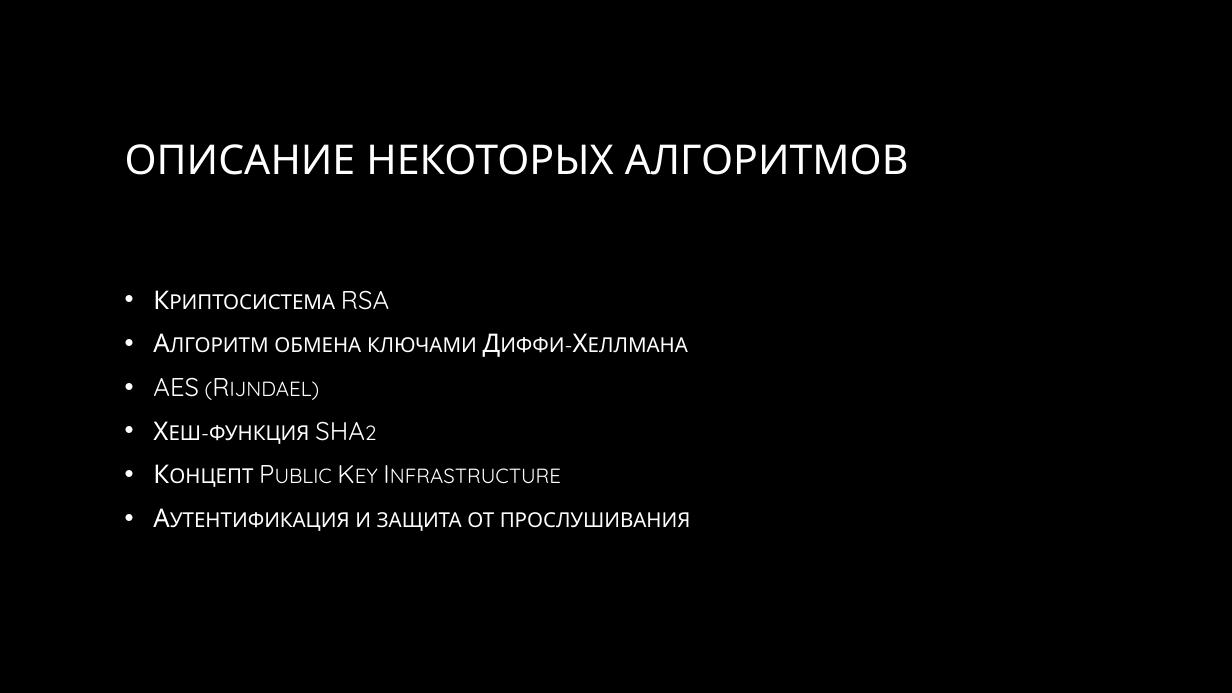
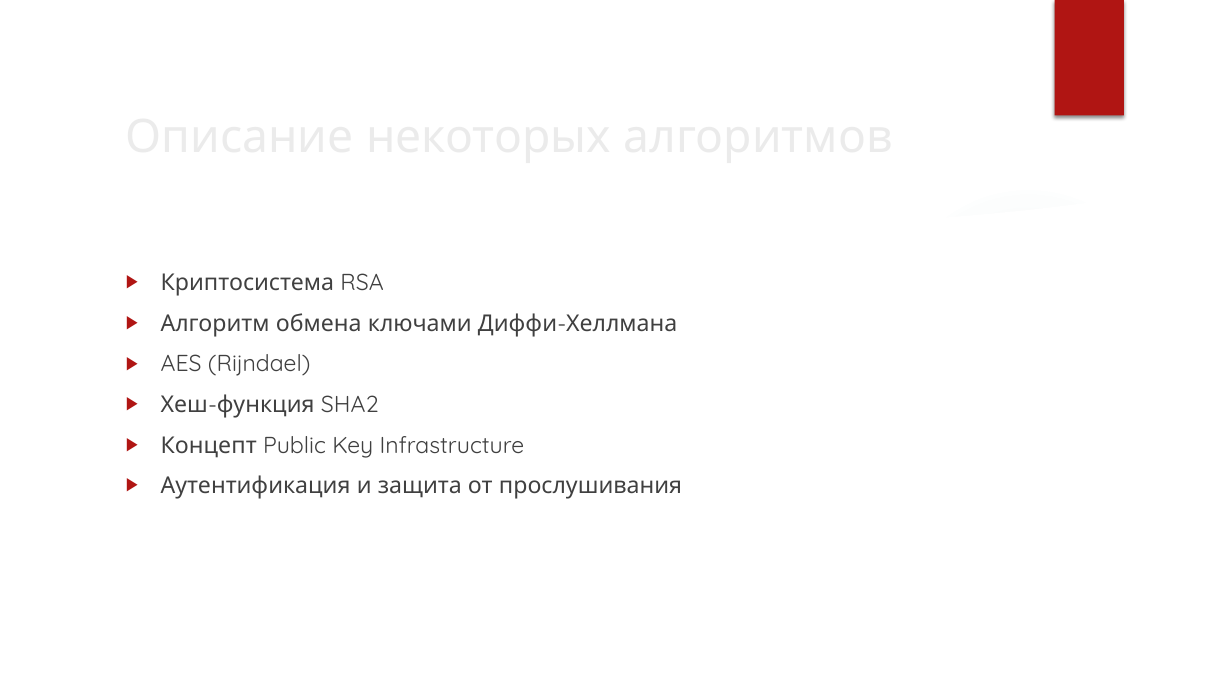
Before and after one commit to gear54rus/bank-system, a slide deck: slide 4 of docs/Demo-server.pptx. Drawn at 1232x693 pixels with LibreOffice and Linux fonts; fonts in the diff are those of the drawing; background and template pictures are left out. Boxes give left, top, right and bottom in pixels: in the first picture for what was removed or moved away, otherwise in the second. Text is boxed around its words. In the diff, an @@ line names an element or a change of style, - is before the commit and + after.

Commit message:
Server demo reworked
- Theme changed
- Added a few pictures and schemes
- Fixed an annoying typo :|

```diff
--- a/docs/Demo-server.pptx
+++ b/docs/Demo-server.pptx
@@ group added at (0, 0, 1232, 693): 3 ellipses, 3 freeform shapes @@
@@ rectangle added at (1055, 0, 1124, 116), fill #B01513 @@
@@ title at (125, 144, 909, 175): text changed; size 32 to 36 pt; text colour gradient #FFFFFF to #A6A6A6 to #EBEBEB @@
-ОПИСАНИЕ НЕКОТОРЫХ АЛГОРИТМОВ
+Описание некоторых алгоритмов
@@ text "Криптосистема RSA": place and size @@
-text "Криптосистема RSA" at (153, 290, 691, 531)
+text "Криптосистема RSA" at (161, 273, 682, 499)
@@ text "Криптосистема RSA" at (161, 273, 682, 499): size 20 to 18 pt, text colour gradient #FFFFFF to #BFBFBF to #404040, small capitals off; bullet • to ▶; bullet colour #FFFFFF to #B01513; vertical alignment middle to top @@
```
Also in this commit, not shown: 5 other slides changed, 3 slides added, 1 slide removed.
